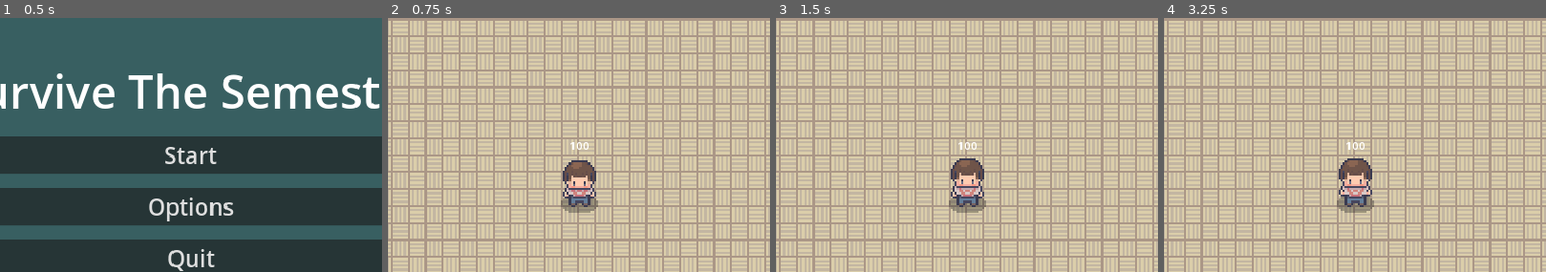
Above: before the commit, frames 1-4 (left to right).
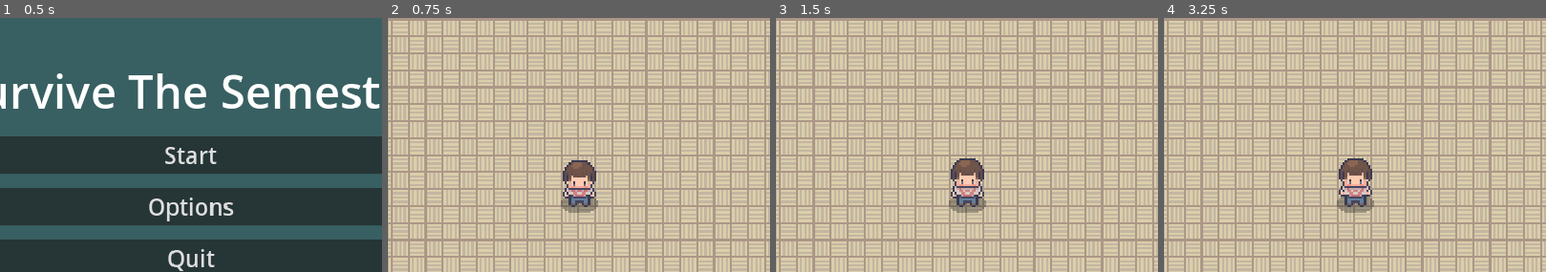
Above: after the commit, the same moments.

Repository: LimZiJia/SurviveTheSemester
Game: Godot game, scene res://scenes/ui/start_screen.tscn
Same seed, same stepped clock (60 frames per second), same inputs: the game is played once before the commit and once after it.
Inputs (mouse positions are % of the whole screen's width and height, from its top left):
- Up to frame 1 (0.5 s): no input
- Up to frame 2 (0.75 s): click "Start" at 0.5 s
- Up to frame 3 (1.5 s): click (3, 25) at 1.25 s
- Up to frame 4 (3.25 s): click (97, 4) at 2 s; click "Restart" at 2.75 s
The pictures show only the part of the screen within x 25-75%, y 20-69%; the shares and areas given below are measured in that part.

Frame 1 is identical in both runs. In frame 2, less than 0.1% of the frame differs, in the area x 47-53%, y 48-52%; in frame 3, less than 0.1%; in frame 4, less than 0.1%.

Commit message:
Converted health label to bar
1) Converted health label to bar
2) Added new collision layer. Now enemy mobs collide with each other on layer 4 rather than 3 to prevent unnecessary collisions with hurtboxes / hitboxes

Diff:
--- a/project.godot
+++ b/project.godot
@@ -86,6 +86,7 @@
 2d_physics/layer_1="World"
 2d_physics/layer_2="Player"
 2d_physics/layer_3="Mobs"
+2d_physics/layer_4="MobCollision"
 
 [rendering]
 
--- a/scenes/game_object/book/book.gd
+++ b/scenes/game_object/book/book.gd
@@ -3,25 +3,25 @@
 @onready var health_component := $HealthComponent as HealthComponent
 @onready var velocity_component := $VelocityComponent as VelocityComponent
 @onready var hitbox_component := $HitboxComponent as HitboxComponent
-@onready var health_label := $HealthLabel as Label
+@onready var health_bar := $HealthBar as ProgressBar
 
 
 func _ready() -> void:
 	health_component.damaged.connect(on_health_component_damaged)
-	update_health_label()
+	update_health_bar()
 
 
-func _process(_delta: float) -> void:
+func _physics_process(_delta: float) -> void:
 	velocity_component.accelerate_to_player()
 	velocity_component.move(self)
 
 
 func on_health_component_damaged() -> void:
-	update_health_label()
+	update_health_bar()
 
 
-func update_health_label() -> void:
-	health_label.text = str(int(health_component.current_health))
+func update_health_bar() -> void:
+	health_bar.value = health_component.current_health / health_component.max_health
 
 
 # Temporary function to set the stats of each enemy
@@ -30,4 +30,3 @@
 	$HealthComponent.current_health = health
 	$VelocityComponent.max_speed = speed
 	$HitboxComponent.damage = damage
-	$HealthLabel.text = str(int(health))
--- a/scenes/game_object/book/book.tscn
+++ b/scenes/game_object/book/book.tscn
@@ -22,6 +22,21 @@
 
 [sub_resource type="RectangleShape2D" id="RectangleShape2D_iocx5"]
 size = Vector2(23.3345, 28.9914)
+
+[sub_resource type="StyleBoxFlat" id="StyleBoxFlat_6uvxv"]
+bg_color = Color(0.227451, 0.227451, 0.313726, 1)
+border_color = Color(0, 0, 0, 0)
+anti_aliasing = false
+
+[sub_resource type="StyleBoxFlat" id="StyleBoxFlat_cuua3"]
+bg_color = Color(0.607843, 0.760784, 0.27451, 1)
+border_width_left = 2
+border_width_top = 2
+border_width_right = 2
+border_width_bottom = 2
+border_color = Color(0, 0, 0, 0)
+corner_detail = 1
+anti_aliasing = false
 
 [sub_resource type="Animation" id="Animation_o5lmg"]
 length = 0.001
@@ -85,8 +100,8 @@
 }
 
 [node name="Book" type="CharacterBody2D" groups=["mobs"]]
-collision_layer = 4
-collision_mask = 5
+collision_layer = 8
+collision_mask = 9
 motion_mode = 1
 script = ExtResource("1_bu757")
 
@@ -124,13 +139,24 @@
 rotation = 0.785397
 shape = SubResource("RectangleShape2D_iocx5")
 
-[node name="HealthLabel" type="Label" parent="."]
-offset_left = -20.0
-offset_top = -45.0
-offset_right = 20.0
-offset_bottom = -22.0
-horizontal_alignment = 1
-vertical_alignment = 1
+[node name="HealthBar" type="ProgressBar" parent="."]
+custom_minimum_size = Vector2(36, 8)
+anchors_preset = 8
+anchor_left = 0.5
+anchor_top = 0.5
+anchor_right = 0.5
+anchor_bottom = 0.5
+offset_left = -18.0
+offset_top = -33.0
+offset_right = 18.0
+offset_bottom = -25.0
+grow_horizontal = 2
+grow_vertical = 2
+theme_override_styles/background = SubResource("StyleBoxFlat_6uvxv")
+theme_override_styles/fill = SubResource("StyleBoxFlat_cuua3")
+max_value = 1.0
+value = 1.0
+show_percentage = false
 
 [node name="ShadowSprite" type="Sprite2D" parent="."]
 position = Vector2(0, 30)
--- a/scenes/game_object/mob/mob.gd
+++ b/scenes/game_object/mob/mob.gd
@@ -3,25 +3,25 @@
 @onready var health_component := $HealthComponent as HealthComponent
 @onready var velocity_component := $VelocityComponent as VelocityComponent
 @onready var hitbox_component := $HitboxComponent as HitboxComponent
-@onready var health_label := $HealthLabel as Label
+@onready var health_bar := $HealthBar as ProgressBar
 
 
 func _ready() -> void:
 	health_component.damaged.connect(on_health_component_damaged)
-	update_health_label()
+	update_health_bar()
 
 
-func _process(_delta: float) -> void:
+func _physics_process(_delta: float) -> void:
 	velocity_component.accelerate_to_player()
 	velocity_component.move(self)
 
 
 func on_health_component_damaged() -> void:
-	update_health_label()
+	update_health_bar()
 
 
-func update_health_label() -> void:
-	health_label.text = str(int(health_component.current_health))
+func update_health_bar() -> void:
+	health_bar.value = health_component.current_health / health_component.max_health
 
 
 # Temporary function to set the stats of each enemy
@@ -30,4 +30,3 @@
 	$HealthComponent.current_health = health
 	$VelocityComponent.max_speed = speed
 	$HitboxComponent.damage = damage
-	$HealthLabel.text = str(int(health))
--- a/scenes/game_object/mob/mob.tscn
+++ b/scenes/game_object/mob/mob.tscn
@@ -23,6 +23,21 @@
 [sub_resource type="CapsuleShape2D" id="CapsuleShape2D_7fxbd"]
 radius = 12.0
 height = 34.0
+
+[sub_resource type="StyleBoxFlat" id="StyleBoxFlat_hikya"]
+bg_color = Color(0.227451, 0.227451, 0.313726, 1)
+border_color = Color(0, 0, 0, 0)
+anti_aliasing = false
+
+[sub_resource type="StyleBoxFlat" id="StyleBoxFlat_2xn4p"]
+bg_color = Color(0.607843, 0.760784, 0.27451, 1)
+border_width_left = 2
+border_width_top = 2
+border_width_right = 2
+border_width_bottom = 2
+border_color = Color(0, 0, 0, 0)
+corner_detail = 1
+anti_aliasing = false
 
 [sub_resource type="SpriteFrames" id="SpriteFrames_8aoai"]
 animations = [{
@@ -43,8 +58,8 @@
 height = 34.0
 
 [node name="Mob" type="CharacterBody2D" groups=["mobs"]]
-collision_layer = 4
-collision_mask = 5
+collision_layer = 8
+collision_mask = 9
 motion_mode = 1
 script = ExtResource("1_anuhh")
 
@@ -81,13 +96,24 @@
 [node name="CollisionShape2D" type="CollisionShape2D" parent="HitboxComponent"]
 shape = SubResource("CapsuleShape2D_7fxbd")
 
-[node name="HealthLabel" type="Label" parent="."]
-offset_left = -20.0
-offset_top = -43.0
-offset_right = 20.0
-offset_bottom = -20.0
-horizontal_alignment = 1
-vertical_alignment = 1
+[node name="HealthBar" type="ProgressBar" parent="."]
+custom_minimum_size = Vector2(36, 8)
+anchors_preset = 8
+anchor_left = 0.5
+anchor_top = 0.5
+anchor_right = 0.5
+anchor_bottom = 0.5
+offset_left = -18.0
+offset_top = -27.0
+offset_right = 18.0
+offset_bottom = -19.0
+grow_horizontal = 2
+grow_vertical = 2
+theme_override_styles/background = SubResource("StyleBoxFlat_hikya")
+theme_override_styles/fill = SubResource("StyleBoxFlat_2xn4p")
+max_value = 1.0
+value = 1.0
+show_percentage = false
 
 [node name="AnimatedSprite2D" type="AnimatedSprite2D" parent="."]
 rotation = -1.5708
--- a/scenes/game_object/player/player.gd
+++ b/scenes/game_object/player/player.gd
@@ -8,7 +8,6 @@
 
 @onready var velocity_component = $VelocityComponent as VelocityComponent
 @onready var health_component := $HealthComponent as HealthComponent
-@onready var health_label := $HealthLabel as Label
 @onready var animation_player = $AnimationPlayer as AnimationPlayer
 @onready var animation_tree = $AnimationTree as AnimationTree
 @onready var animation_state = animation_tree.get("parameters/playback")
@@ -17,7 +16,6 @@
 	health_component.damaged.connect(on_health_component_damaged)
 	health_component.healed.connect(on_health_component_healed)
 	health_component.dead.connect(on_health_component_dead)
-	update_health_label()
 
 	base_speed = velocity_component.max_speed
 	GameEvents.buff_added.connect(on_buff_added)
@@ -47,12 +45,7 @@
 	velocity_component.move(self)
 
 
-func update_health_label() -> void:
-	health_label.text = str(int(health_component.current_health))
-
-
 func on_health_component_damaged() -> void:
-	update_health_label()
 	GameEvents.emit_health_damaged(health_component.current_health, health_component.max_health)
 	is_damaged = true
 	await get_tree().create_timer(0.15).timeout
@@ -60,7 +53,6 @@
 
 
 func on_health_component_healed() -> void:
-	update_health_label()
 	GameEvents.emit_health_healed(health_component.current_health, health_component.max_health)
 
 func on_health_component_dead() -> void:
--- a/scenes/game_object/player/player.tscn
+++ b/scenes/game_object/player/player.tscn
@@ -590,14 +590,6 @@
 position = Vector2(0, 33.5)
 shape = SubResource("RectangleShape2D_u2i22")
 
-[node name="HealthLabel" type="Label" parent="."]
-offset_left = -20.0
-offset_top = -50.0
-offset_right = 20.0
-offset_bottom = -27.0
-horizontal_alignment = 1
-vertical_alignment = 1
-
 [node name="AnimationPlayer" type="AnimationPlayer" parent="."]
 libraries = {
 "": SubResource("AnimationLibrary_83j7a")
--- a/scenes/weapons/word/word_weapon.tscn
+++ b/scenes/weapons/word/word_weapon.tscn
@@ -40,7 +40,7 @@
 
 [node name="ImpactDetector" type="Area2D" parent="."]
 collision_layer = 0
-collision_mask = 4
+collision_mask = 9
 
 [node name="CollisionShape2D" type="CollisionShape2D" parent="ImpactDetector"]
 position = Vector2(22.5, -1)
Not shown: 3 places in scenes/game_object/book/book.tscn that only renumber resources
Not shown: 3 places in scenes/game_object/mob/mob.tscn that only renumber resources
